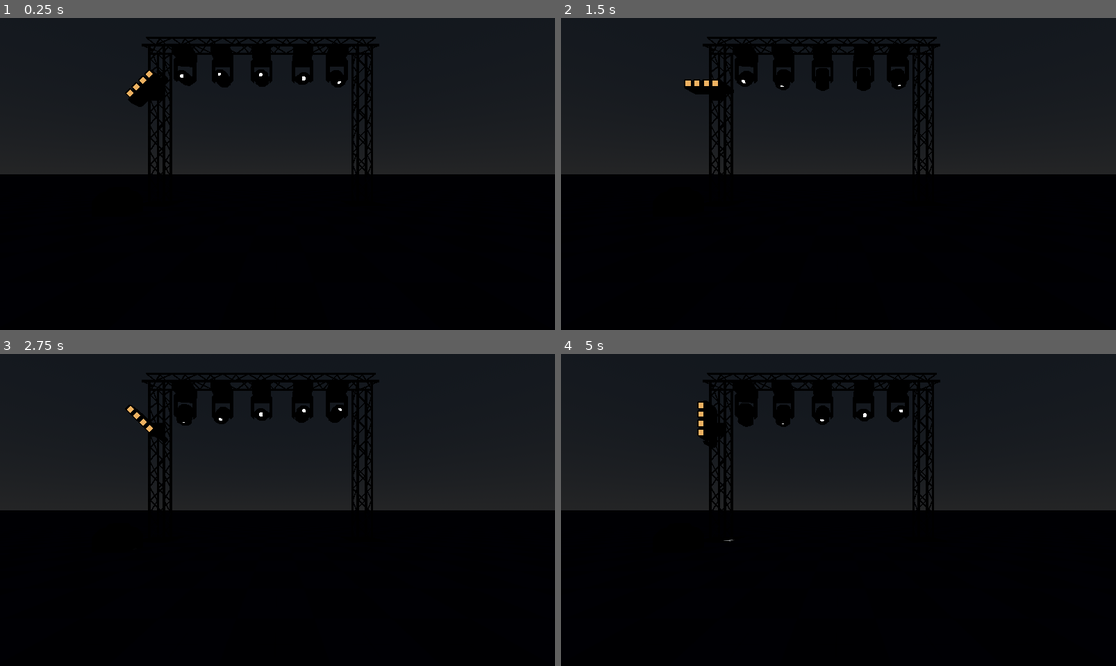
Above: before the commit, frames 1-4 (two rows, left to right).
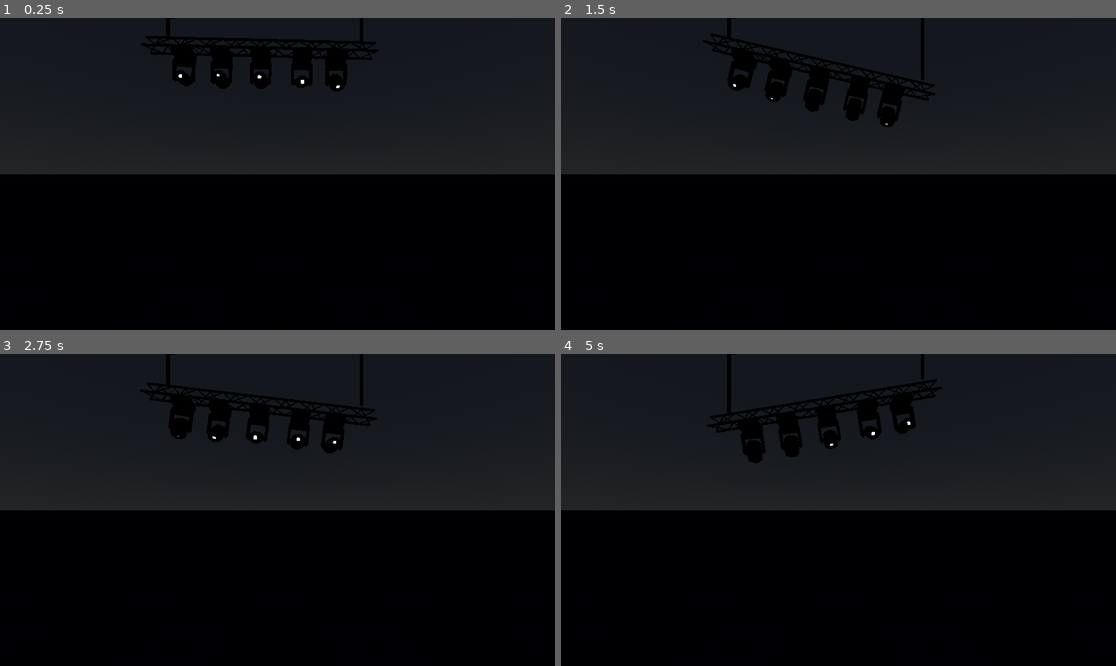
Above: after the commit, the same moments.

Repository: Bigaston/LightShow
Game: Godot game, scene res://scenes/test_scene.tscn
Same seed, same stepped clock (60 frames per second), same inputs: the game is played once before the commit and once after it.
Inputs (mouse positions are in pixels of both pictures, inside the frame that each line leads up to):
- Up to frame 1 (0.25 s): no input
- Up to frame 2 (1.5 s): move the mouse to (960, 158) at 0.52 s; hold S (flying_cam_backward) 0.53-1.25 s; click (960, 158) at 0.67 s; drag from (727, 189) to (810, 236) at 1.27 s
- Up to frame 3 (2.75 s): move the mouse to (333, 441) at 2.02 s; hold W (flying_cam_forward) from 2.03 s (still down); click (333, 441) at 2.17 s
- Up to frame 4 (5 s): release W (flying_cam_forward) at 2.75 s; drag from (810, 572) to (672, 463) at 2.77 s; move the mouse to (1005, 556) at 3.52 s; hold D (flying_cam_right) 3.53-4.25 s; click (1005, 556) at 3.67 s; drag from (672, 463) to (755, 432) at 4.27 s

The runs differ from the first frame. In frame 1, 4.1% of the frame differs, in the area x 22-69%, y 0-51%; in frame 2, 6.4%; in frame 3, 6.2%; in frame 4, 6.7%, in the area x 24-69%, y 0-61%.

Commit message:
Physique qui marche

Diff:
--- a/objects/placable_elements/Rope.gd
+++ b/objects/placable_elements/Rope.gd
@@ -16,10 +16,11 @@
 @export var other_body: PhysicsBody3D:
 	set(value):
 		other_body = value
-		$PinJoint3D.node_b = value
 
 func _ready():
 	update_length()
+
+	$Joint.node_b = other_body.get_path()
 
 func update_length():
 	if $Container == null:
@@ -32,6 +33,7 @@
 		n.queue_free()
 
 	$Final.position = Vector3(0, length, 0)
+	$Joint.position = Vector3(0, length, 0)
 
 	for i in range(number_of_rope):
 		var elem = preload("res://resources/meshs/Rope.glb").instantiate()
--- a/objects/placable_elements/Rope.tscn
+++ b/objects/placable_elements/Rope.tscn
@@ -17,7 +17,10 @@
 [node name="CollisionShape3D" type="CollisionShape3D" parent="Final"]
 shape = SubResource("SphereShape3D_bngum")
 
-[node name="PinJoint3D" type="PinJoint3D" parent="."]
+[node name="Container" type="Node3D" parent="."]
+
+[node name="Joint" type="Generic6DOFJoint3D" parent="."]
 node_a = NodePath("../Final")
-
-[node name="Container" type="Node3D" parent="."]
+angular_limit_x/enabled = false
+angular_limit_y/enabled = false
+angular_limit_z/enabled = false
--- a/objects/placable_elements/Structure.gd
+++ b/objects/placable_elements/Structure.gd
@@ -1,6 +1,6 @@
 @tool
 
-extends Node3D
+extends RigidBody3D
 
 var struct_2 = preload("res://resources/meshs/Struct_2.glb")
 var struct_3 = preload("res://resources/meshs/Struct_3.glb")
@@ -24,6 +24,13 @@
 	set(value):
 		is_on_ground = value
 		update_display()
+
+@export var has_physics: bool = false:
+	set(value):
+		has_physics = value
+
+		sleeping = !has_physics
+		freeze = !has_physics
 
 func _ready():
 	update_display()
@@ -65,4 +72,9 @@
 
 		$Container.add_child(ground_support)
 
+	var hitbox = BoxShape3D.new()
+	hitbox.size = Vector3(0.35, SIZE * lenght, 0.35)
+
+	$Shape.shape = hitbox
+
 	$Container.position = Vector3(0, -SIZE * lenght / 2, 0)
--- a/objects/placable_elements/Structure.tscn
+++ b/objects/placable_elements/Structure.tscn
@@ -1,9 +1,16 @@
-[gd_scene load_steps=2 format=3 uid="uid://vfvvfjugv2qs"]
+[gd_scene load_steps=3 format=3 uid="uid://vfvvfjugv2qs"]
 
 [ext_resource type="Script" path="res://objects/placable_elements/Structure.gd" id="1_fu2gc"]
 
-[node name="Structure" type="Node3D"]
+[sub_resource type="BoxShape3D" id="BoxShape3D_kv1rc"]
+size = Vector3(0.35, 0.6, 0.35)
+
+[node name="Structure" type="RigidBody3D"]
+sleeping = true
 script = ExtResource("1_fu2gc")
 
 [node name="Container" type="Node3D" parent="."]
 transform = Transform3D(1, 0, 0, 0, 1, 0, 0, 0, 1, 0, -0.3, 0)
+
+[node name="Shape" type="CollisionShape3D" parent="."]
+shape = SubResource("BoxShape3D_kv1rc")
--- /dev/null
+++ b/scenes/test_scene.gd
@@ -0,0 +1,17 @@
+extends Node3D
+
+
+# Called when the node enters the scene tree for the first time.
+func _ready():
+	pass # Replace with function body.
+
+
+# Called every frame. 'delta' is the elapsed time since the previous frame.
+func _process(delta):
+	pass
+
+
+func _on_animation_player_2_animation_finished(anim_name):
+	match anim_name:
+		"Boot":
+			$AnimationPlayer2.play("Hello")
--- a/scenes/test_scene.tscn
+++ b/scenes/test_scene.tscn
@@ -1,10 +1,10 @@
-[gd_scene load_steps=15 format=3 uid="uid://v30ikj67ys62"]
-
+[gd_scene load_steps=19 format=3 uid="uid://v30ikj67ys62"]
+
+[ext_resource type="Script" path="res://scenes/test_scene.gd" id="1_o7jsf"]
 [ext_resource type="PackedScene" uid="uid://c77cqyhql034w" path="res://objects/cameras/FlyingCamera.tscn" id="1_plhtt"]
 [ext_resource type="PackedScene" uid="uid://cr1arqkchrm1h" path="res://objects/placable_elements/Lyre.tscn" id="1_wkpo5"]
 [ext_resource type="PackedScene" uid="uid://bykyupejixulv" path="res://objects/ground.tscn" id="3_5dhwy"]
 [ext_resource type="PackedScene" uid="uid://vfvvfjugv2qs" path="res://objects/placable_elements/Structure.tscn" id="3_r50tl"]
-[ext_resource type="PackedScene" uid="uid://5pex6hghwp8i" path="res://objects/placable_elements/LightBar.tscn" id="5_indfa"]
 [ext_resource type="PackedScene" uid="uid://scbqaj8a7mjm" path="res://objects/placable_elements/Rope.tscn" id="6_nethk"]
 
 [sub_resource type="ProceduralSkyMaterial" id="ProceduralSkyMaterial_kxehk"]
@@ -41,7 +41,7 @@
 tracks/0/type = "value"
 tracks/0/imported = false
 tracks/0/enabled = true
-tracks/0/path = NodePath("../Structure3/Lyre:tilt")
+tracks/0/path = NodePath("../StructureTop/Lyre:tilt")
 tracks/0/interp = 2
 tracks/0/loop_wrap = true
 tracks/0/keys = {
@@ -53,7 +53,7 @@
 tracks/1/type = "value"
 tracks/1/imported = false
 tracks/1/enabled = true
-tracks/1/path = NodePath("../Structure3/Lyre2:tilt")
+tracks/1/path = NodePath("../StructureTop/Lyre2:tilt")
 tracks/1/interp = 2
 tracks/1/loop_wrap = true
 tracks/1/keys = {
@@ -65,7 +65,7 @@
 tracks/2/type = "value"
 tracks/2/imported = false
 tracks/2/enabled = true
-tracks/2/path = NodePath("../Structure3/Lyre3:tilt")
+tracks/2/path = NodePath("../StructureTop/Lyre3:tilt")
 tracks/2/interp = 2
 tracks/2/loop_wrap = true
 tracks/2/keys = {
@@ -77,7 +77,7 @@
 tracks/3/type = "value"
 tracks/3/imported = false
 tracks/3/enabled = true
-tracks/3/path = NodePath("../Structure3/Lyre4:tilt")
+tracks/3/path = NodePath("../StructureTop/Lyre4:tilt")
 tracks/3/interp = 2
 tracks/3/loop_wrap = true
 tracks/3/keys = {
@@ -89,7 +89,7 @@
 tracks/4/type = "value"
 tracks/4/imported = false
 tracks/4/enabled = true
-tracks/4/path = NodePath("../Structure3/Lyre5:tilt")
+tracks/4/path = NodePath("../StructureTop/Lyre5:tilt")
 tracks/4/interp = 2
 tracks/4/loop_wrap = true
 tracks/4/keys = {
@@ -101,7 +101,7 @@
 tracks/5/type = "value"
 tracks/5/imported = false
 tracks/5/enabled = false
-tracks/5/path = NodePath("../Structure3/Lyre:projector_angle")
+tracks/5/path = NodePath("../StructureTop/Lyre:projector_angle")
 tracks/5/interp = 1
 tracks/5/loop_wrap = true
 tracks/5/keys = {
@@ -110,25 +110,13 @@
 "update": 0,
 "values": [180.0, -180.0, 180.0, -180.0]
 }
-tracks/6/type = "value"
-tracks/6/imported = false
-tracks/6/enabled = true
-tracks/6/path = NodePath("../Structure/LightBar:pan")
-tracks/6/interp = 1
-tracks/6/loop_wrap = true
-tracks/6/keys = {
-"times": PackedFloat32Array(0, 2),
-"transitions": PackedFloat32Array(1, 1),
-"update": 0,
-"values": [180.0, -180.0]
-}
 
 [sub_resource type="Animation" id="Animation_4nftd"]
 length = 0.001
 tracks/0/type = "value"
 tracks/0/imported = false
 tracks/0/enabled = true
-tracks/0/path = NodePath("../Structure3/Lyre:tilt")
+tracks/0/path = NodePath("../StructureTop/Lyre:tilt")
 tracks/0/interp = 1
 tracks/0/loop_wrap = true
 tracks/0/keys = {
@@ -144,7 +132,61 @@
 "RESET": SubResource("Animation_4nftd")
 }
 
+[sub_resource type="BoxShape3D" id="BoxShape3D_x4ecd"]
+size = Vector3(1000, 1, 1000)
+
+[sub_resource type="Animation" id="Animation_ge5pn"]
+resource_name = "Hello"
+length = 5.0
+loop_mode = 2
+tracks/0/type = "value"
+tracks/0/imported = false
+tracks/0/enabled = true
+tracks/0/path = NodePath("Rope:length")
+tracks/0/interp = 2
+tracks/0/loop_wrap = true
+tracks/0/keys = {
+"times": PackedFloat32Array(0, 5),
+"transitions": PackedFloat32Array(1, 1),
+"update": 0,
+"values": [0.905, 2.0]
+}
+tracks/1/type = "value"
+tracks/1/imported = false
+tracks/1/enabled = true
+tracks/1/path = NodePath("Rope2:length")
+tracks/1/interp = 2
+tracks/1/loop_wrap = true
+tracks/1/keys = {
+"times": PackedFloat32Array(0, 5),
+"transitions": PackedFloat32Array(1, 1),
+"update": 0,
+"values": [2.0, 0.985]
+}
+
+[sub_resource type="Animation" id="Animation_xa8i0"]
+resource_name = "Boot"
+tracks/0/type = "value"
+tracks/0/imported = false
+tracks/0/enabled = true
+tracks/0/path = NodePath("Rope2:length")
+tracks/0/interp = 2
+tracks/0/loop_wrap = true
+tracks/0/keys = {
+"times": PackedFloat32Array(0, 1),
+"transitions": PackedFloat32Array(1, 1),
+"update": 0,
+"values": [0.9, 2.0]
+}
+
+[sub_resource type="AnimationLibrary" id="AnimationLibrary_nm6n2"]
+_data = {
+"Boot": SubResource("Animation_xa8i0"),
+"Hello": SubResource("Animation_ge5pn")
+}
+
 [node name="Node3D" type="Node3D"]
+script = ExtResource("1_o7jsf")
 
 [node name="WorldEnvironment" type="WorldEnvironment" parent="."]
 environment = SubResource("Environment_pv774")
@@ -179,63 +221,84 @@
 
 [node name="Ground" parent="." instance=ExtResource("3_5dhwy")]
 
-[node name="Structure" parent="." instance=ExtResource("3_r50tl")]
-transform = Transform3D(1, 0, 0, 0, 1, 0, 0, 0, 1, 0, 1.81773, 0)
+[node name="RigidBody3D" type="RigidBody3D" parent="Ground"]
+
+[node name="CollisionShape3D" type="CollisionShape3D" parent="Ground/RigidBody3D"]
+transform = Transform3D(1, 0, 0, 0, 1, 0, 0, 0, 1, 0, -0.5, 0)
+shape = SubResource("BoxShape3D_x4ecd")
+
+[node name="StructureLeft" parent="." instance=ExtResource("3_r50tl")]
+transform = Transform3D(1, 0, 0, 0, 1, 0, 0, 0, 1, -2, 1.81773, 0)
+visible = false
+freeze = true
 number_of_border = 4
 lenght = 6
 is_on_ground = true
 
-[node name="LightBar" parent="Structure" instance=ExtResource("5_indfa")]
-transform = Transform3D(1, 0, 0, 0, -4.37114e-08, -1, 0, 1, -4.37114e-08, 0, 0.703879, 0.148626)
-color = Color(0.853996, 0.555892, 0.299607, 1)
-power = 5.0
-angle = 10.0
-pan = 180.0
-
-[node name="Structure2" parent="." instance=ExtResource("3_r50tl")]
-transform = Transform3D(1, 0, 0, 0, 1, 0, 0, 0, 1, 4.7599, 1.81773, 0)
+[node name="StructureRight" parent="." instance=ExtResource("3_r50tl")]
+transform = Transform3D(1, 0, 0, 0, 1, 0, 0, 0, 1, 6.7599, 1.81773, 0)
+visible = false
+freeze = true
 number_of_border = 4
 lenght = 6
 is_on_ground = true
 
-[node name="Structure3" parent="." instance=ExtResource("3_r50tl")]
+[node name="StructureTop" parent="." instance=ExtResource("3_r50tl")]
 transform = Transform3D(-4.37114e-08, -1, 0, 1, -4.37114e-08, 0, 0, 0, 1, 2.38022, 3.76253, 0)
+sleeping = false
 number_of_border = 3
 lenght = 9
-
-[node name="Lyre" parent="Structure3" instance=ExtResource("1_wkpo5")]
+has_physics = true
+
+[node name="Lyre" parent="StructureTop" instance=ExtResource("1_wkpo5")]
 transform = Transform3D(-1.31134e-07, -1, 3.82137e-15, -1, 1.31134e-07, 8.74228e-08, -8.74228e-08, 7.64274e-15, -1, -0.148861, 1.80493, -7.45058e-09)
 pan = 81.4198
 tilt = -10.0
 power = 10.0
 angle = 10.0
 
-[node name="Lyre2" parent="Structure3" instance=ExtResource("1_wkpo5")]
+[node name="Lyre2" parent="StructureTop" instance=ExtResource("1_wkpo5")]
 transform = Transform3D(-4.37114e-08, -1, 8.74228e-08, -1, 4.37114e-08, -3.82137e-15, 0, -8.74228e-08, -1, -0.165541, 0.919575, 0.000562906)
 pan = 90.0
 tilt = -81.68
 power = 10.0
 angle = 10.0
 
-[node name="Lyre3" parent="Structure3" instance=ExtResource("1_wkpo5")]
+[node name="Lyre3" parent="StructureTop" instance=ExtResource("1_wkpo5")]
 transform = Transform3D(-4.37114e-08, -1, 8.74228e-08, -1, 4.37114e-08, -3.82137e-15, 0, -8.74228e-08, -1, -0.154431, -0.00804114, -0.00635412)
 pan = 90.0
 tilt = -61.84
 power = 10.0
 angle = 10.0
 
-[node name="Lyre4" parent="Structure3" instance=ExtResource("1_wkpo5")]
+[node name="Lyre4" parent="StructureTop" instance=ExtResource("1_wkpo5")]
 transform = Transform3D(-4.37114e-08, -1, 8.74228e-08, -1, 4.37114e-08, -3.82137e-15, 0, -8.74228e-08, -1, -0.159878, -0.976048, 0.00306243)
 pan = 90.0
 tilt = -38.16
 power = 10.0
 angle = 10.0
 
-[node name="Lyre5" parent="Structure3" instance=ExtResource("1_wkpo5")]
+[node name="Lyre5" parent="StructureTop" instance=ExtResource("1_wkpo5")]
 transform = Transform3D(-4.37114e-08, -1, 8.74228e-08, -1, 4.37114e-08, -3.82137e-15, 0, -8.74228e-08, -1, -0.148264, -1.78889, 0.00278804)
 pan = 90.0
 tilt = -18.32
 power = 10.0
 angle = 10.0
 
-[node name="Rope" parent="." instance=ExtResource("6_nethk")]
+[node name="Rope" parent="." node_paths=PackedStringArray("other_body") instance=ExtResource("6_nethk")]
+transform = Transform3D(1, 0, 0, 0, -1, 8.74228e-08, 0, -8.74228e-08, -1, 0.183556, 4.90612, 0.00687619)
+length = 0.905
+other_body = NodePath("../StructureTop")
+
+[node name="Rope2" parent="." node_paths=PackedStringArray("other_body") instance=ExtResource("6_nethk")]
+transform = Transform3D(1, 0, 0, 0, -1, 8.74228e-08, 0, -8.74228e-08, -1, 4.75361, 4.92534, 0.000203937)
+length = 0.9
+other_body = NodePath("../StructureTop")
+
+[node name="AnimationPlayer2" type="AnimationPlayer" parent="."]
+libraries = {
+"": SubResource("AnimationLibrary_nm6n2")
+}
+autoplay = "Boot"
+
+[connection signal="animation_finished" from="AnimationPlayer2" to="." method="_on_animation_player_2_animation_finished"]
